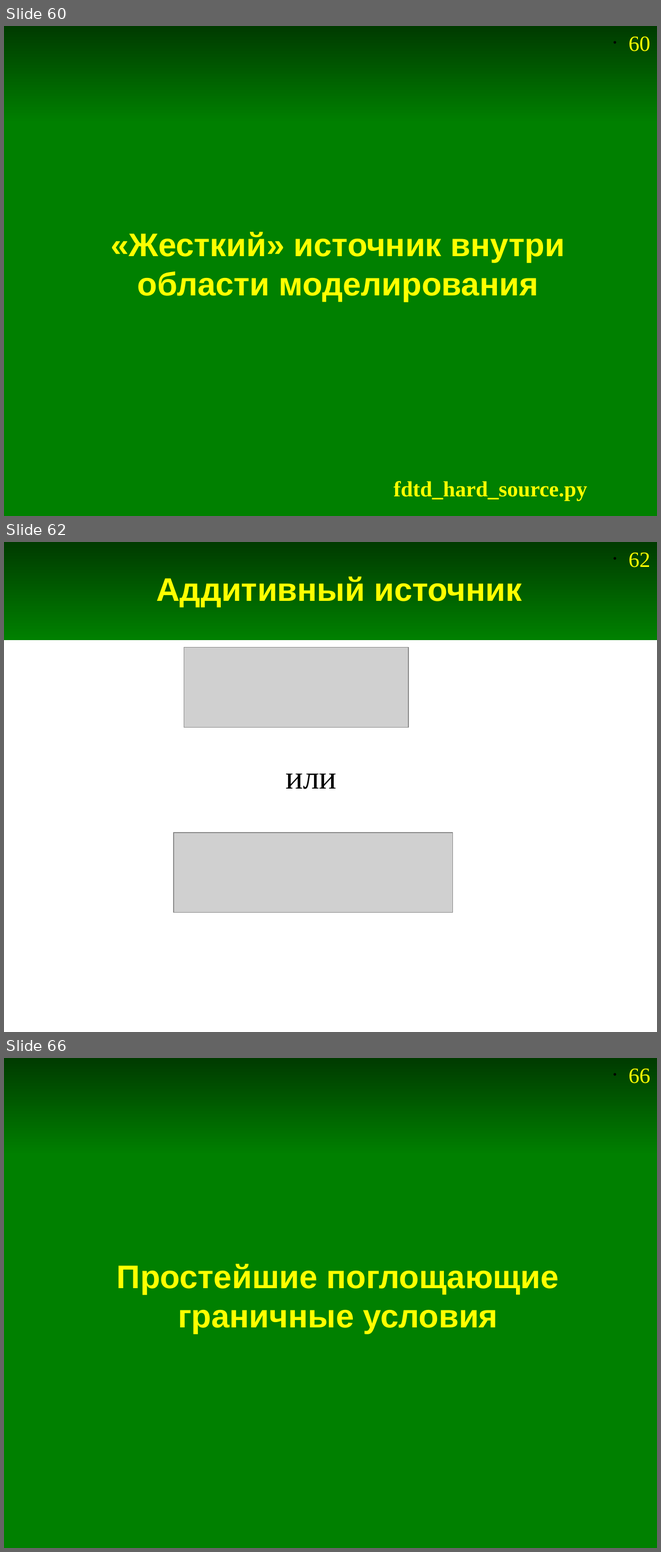
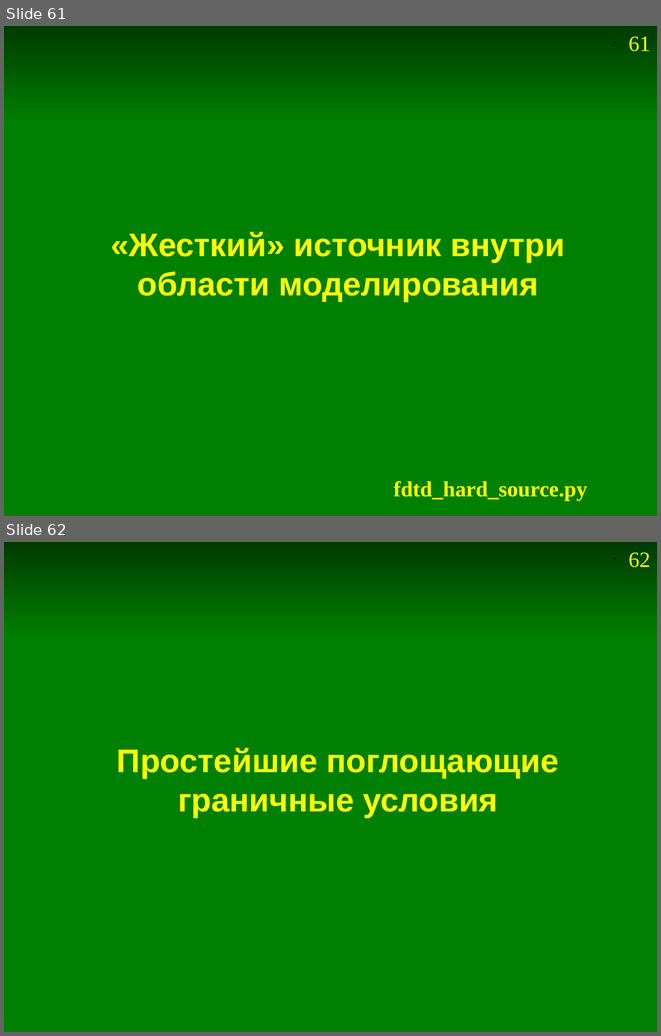
Before and after one commit to andris0147sv/modelling, a slide deck: presentations/2. FDTD.odp. Shown one above the other, each under a label of ours: slides 60, 62 and 66 before the commit, slides 61 and 62 after it; the slides between them are not shown. The pictures are 661x1552 and 661x1036 pixels, drawn with LibreOffice and Linux fonts; fonts in the diff are those of the drawing; grey boxes stand for pictures. Boxes give left, top, right and bottom in pixels: in the first picture for what was removed or moved away, otherwise in the second. Text is boxed around its words. In the diff, an @@ line names an element or a change of style, - is before the commit and + after.

Commit message:
Вывод формул FDTD без использование "жесткого" источника

```diff
--- a/presentations/2. FDTD.odp
+++ b/presentations/2. FDTD.odp
@@ slide 62 removed at <box>4,542,657,1032</box>, background #FFFFFF; not listed: 2 template elements that a slide beside it also shows @@
@@ title removed at <box>156,576,522,607</box> @@
-Аддитивный источник
@@ picture removed at <box>184,647,409,727</box> @@
@@ text removed at <box>285,773,337,789</box> @@
-или
@@ picture removed at <box>174,832,452,912</box> @@
@@ what was slide 60 is now slide 61 @@
@@ page number at <box>628,36,650,51</box>: text changed @@
-• 60
+• 61
@@ what was slide 66 is now slide 62 @@
@@ page number at <box>628,552,650,567</box>: text changed @@
-• 66
+• 62
```
Also in this commit, not shown: 11 slides changed, 2 slides added, 5 other slides removed.
